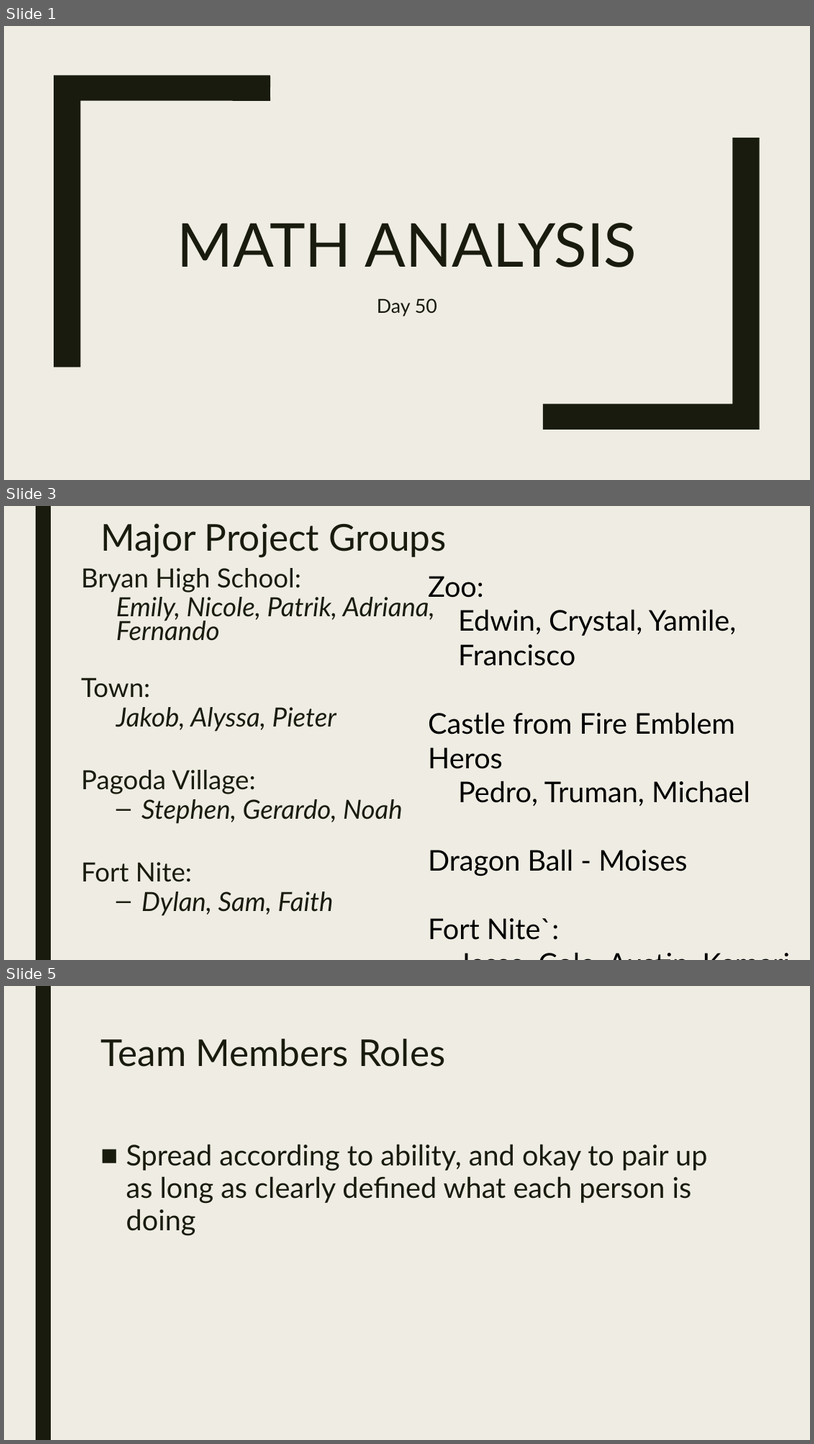
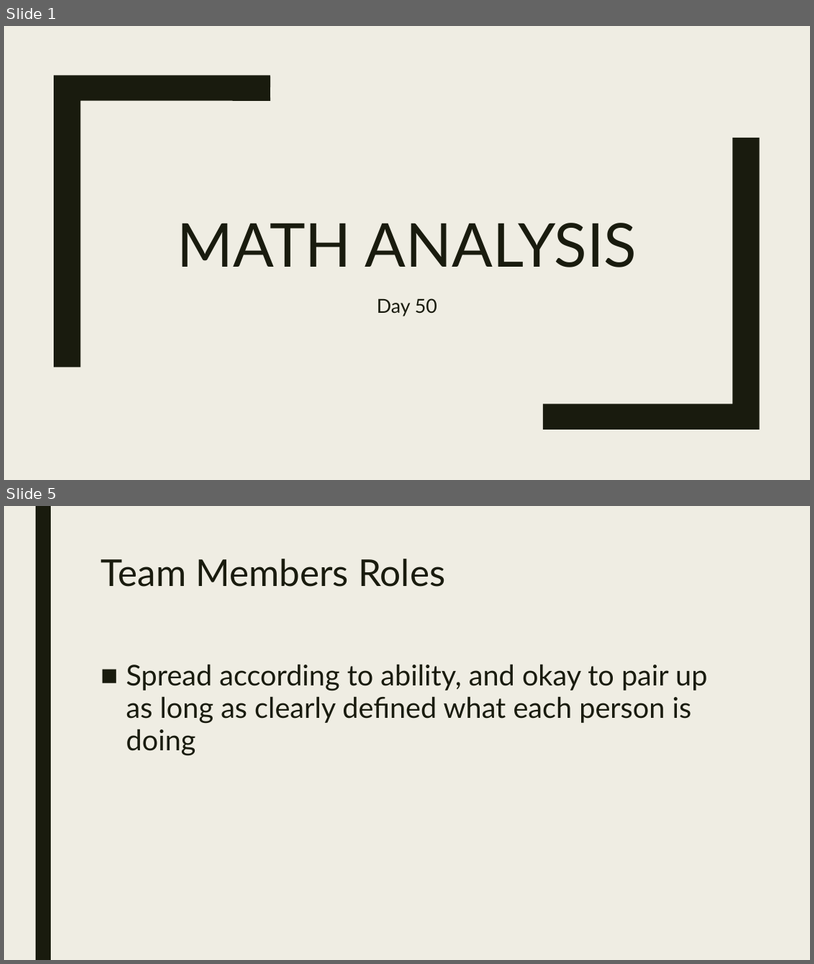
Before and after one commit to codecuddy/math_analysis, a slide deck: 2nd Semester/MathAnalysis_Day_050 Focus on Project Goals.pptx. Shown one above the other, each under a label of ours: slides 1, 3 and 5 before the commit, slides 1 and 5 after it; the slides between them are not shown. The pictures are 814x1444 and 814x964 pixels, drawn with LibreOffice and Linux fonts; fonts in the diff are those of the drawing. Boxes give left, top, right and bottom in pixels: in the first picture for what was removed or moved away, otherwise in the second. Text is boxed around its words. In the diff, an @@ line names an element or a change of style, - is before the commit and + after.

Commit message:
final project plus extra content

```diff
--- a/2nd Semester/MathAnalysis_Day_050 Focus on Project Goals.pptx
+++ b/2nd Semester/MathAnalysis_Day_050 Focus on Project Goals.pptx
@@ slide 3 removed at (4,506,810,960), background #EFEDE3; not listed: 1 template element that a slide beside it also shows @@
@@ title removed at (100,523,446,557) @@
-Major Project Groups
@@ text removed at (81,568,435,916) @@
-Bryan High School:
-  Emily, Nicole, Patrik, Adriana, Fernando
-Town:
-  Jakob, Alyssa, Pieter
-Pagoda Village:
-  – Stephen, Gerardo, Noah
-Fort Nite:
-  – Dylan, Sam, Faith
@@ text removed at (428,576,751,939) @@
-Zoo:
-  Edwin, Crystal, Yamile, Francisco
-Castle from Fire Emblem Heros
-  Pedro, Truman, Michael
-Dragon Ball - Moises
-Fort Nite`:
-  Jesse, Cole, Austin, Kemari
```
Also in this commit, not shown: 5 slides changed, 2 slides added, 1 other slide removed, 38 other files.
